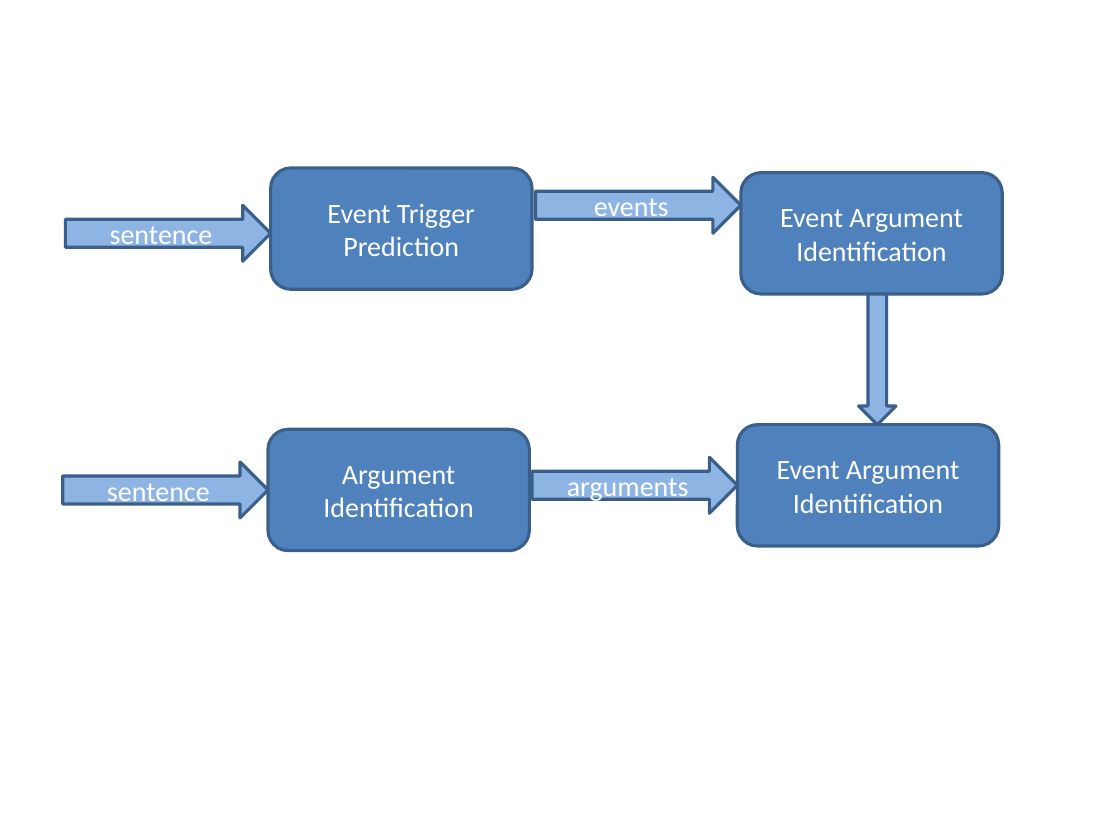
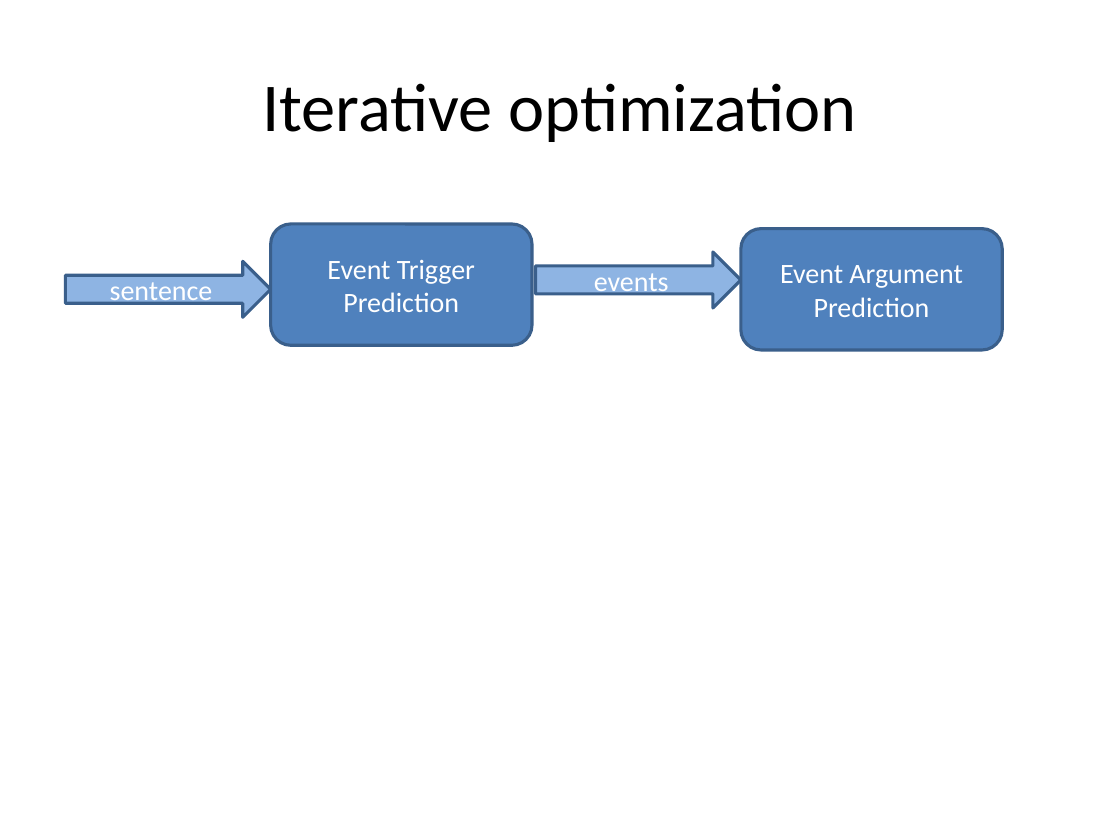
Before and after one commit to ajutscaria/CS224U, a slide deck: slide 15 of Presentation/Anubhai Philip Scaria.pptx (slide 13 before the commit). Drawn at 1120x840 pixels with LibreOffice and Linux fonts; fonts in the diff are those of the drawing. Boxes give left, top, right and bottom in pixels: in the first picture for what was removed or moved away, otherwise in the second. Text is boxed around its words. In the diff, an @@ line names an element or a change of style, - is before the commit and + after.

```diff
--- a/Presentation/Anubhai Philip Scaria.pptx
+++ b/Presentation/Anubhai Philip Scaria.pptx
@@ title added at box(262, 83, 856, 142), 44 pt, text #000000 @@
+Iterative optimization
@@ 2 rounded rectangles, 1 right arrow: place and size @@
-2 rounded rectangles, 1 right arrow at box(65, 168, 1001, 293)
+2 rounded rectangles, 1 right arrow at box(65, 224, 1001, 349)
@@ right arrow "events": place and size @@
-right arrow "events" at box(535, 177, 740, 233)
+right arrow "events" at box(535, 252, 740, 308)
@@ text in rounded rectangle at box(780, 265, 963, 317): text changed @@
-Event Argument Identification
+Event Argument Prediction
@@ down arrow removed at box(859, 293, 896, 424) @@
@@ rounded rectangle removed at box(268, 429, 529, 550) @@
-Argument Identification
@@ rounded rectangle removed at box(737, 424, 998, 545) @@
-Event Argument Identification
@@ right arrow removed at box(63, 461, 268, 517) @@
-sentence
@@ right arrow removed at box(532, 457, 737, 513) @@
-arguments
```
Also in this commit, not shown: 8 other slides changed, 12 slides added, 8 slides removed, 1 other file.
